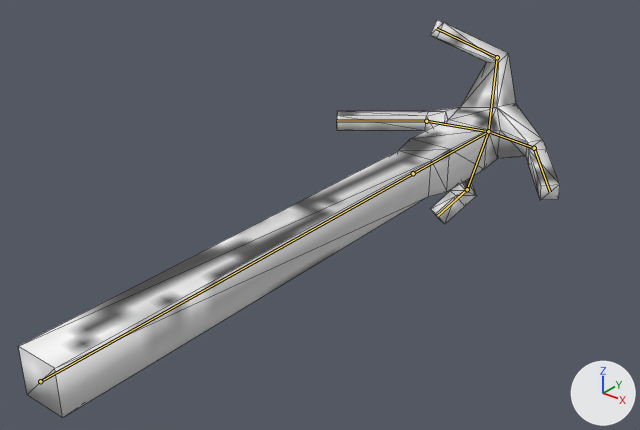
The Blender file blends/hand.blend, before and after one commit.
Both versions are drawn from a 50 mm camera at (0.324, -0.189, 0.259) aimed at (-0.029, 0.252, -0.015). Lighting does not change. The marker at lower right points along +X, +Y and +Z. Both versions are drawn at frame 2 of the action 'Shotgun-shoot'; the numbers are the values there. The bones that bend it are drawn over the model as lines. Mesh edges are drawn as thin lines.

In view in the first picture: 'Arm'.
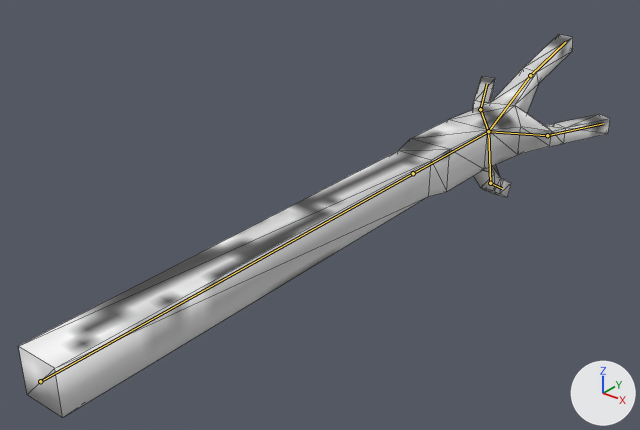
Location of each change, [x1, y1, x2, y2] in pixels of the pictures (640 x 430 px):
'Arm', posed (9% wider): before [19, 20, 560, 417]; after [19, 35, 610, 417]
bone 'Bone.00', root to tip: before (488, 131) to (426, 121); after (488, 131) to (480, 109)
bone 'Bone.05', root to tip: before (426, 121) to (337, 120); after (480, 109) to (487, 83)
bone 'Bone.02', root to tip: before (488, 131) to (467, 189); after (488, 131) to (490, 183)
bone 'Bone.01', root to tip: before (467, 189) to (437, 216); after (490, 183) to (502, 188)
bone 'Bone.06', root to tip: before (488, 131) to (497, 57); after (488, 131) to (530, 75)
bone 'Bone.07', root to tip: before (497, 57) to (436, 28); after (530, 75) to (565, 42)
bone 'Bone.08', root to tip: before (488, 131) to (534, 148); after (488, 131) to (547, 135)
bone 'Bone.09', root to tip: before (534, 148) to (550, 192); after (547, 135) to (603, 123)

The edits, one by one:
Bone 'Bone.00' (bone_bone_00) turns from (0, 0, 83) to (0, 0, 18) degrees about its own x, y and z.
Bone 'Bone.05' (bone_bone_05) turns from (0, 3, 43) to (0, 3, 4) degrees about its own x, y and z.
Bone 'Bone.02' (bone_bone_02) turns from (-81, 13, 34) to (-90, -15, 48) degrees about its own x, y and z.
Bone 'Bone.01' (bone_bone_01) turns from (12, 28, 81) to (0, -1, -4) degrees about its own x, y and z.
Bone 'Bone.06' (bone_bone_06) turns from (81, -3, 8) to (41, 9, 3) degrees about its own x, y and z.
Bone 'Bone.07' (bone_bone_07) turns from (71, -33, -12) to (-25, -4, -1) degrees about its own x, y and z.
Bone 'Bone.08' (bone_bone_08) turns from (0, 0, -58) to (0, 0, -19) degrees about its own x, y and z.
Bone 'Bone.09' (bone_bone_09) turns from (-10, 5, -82) to (0, 0, -1) degrees about its own x, y and z.
